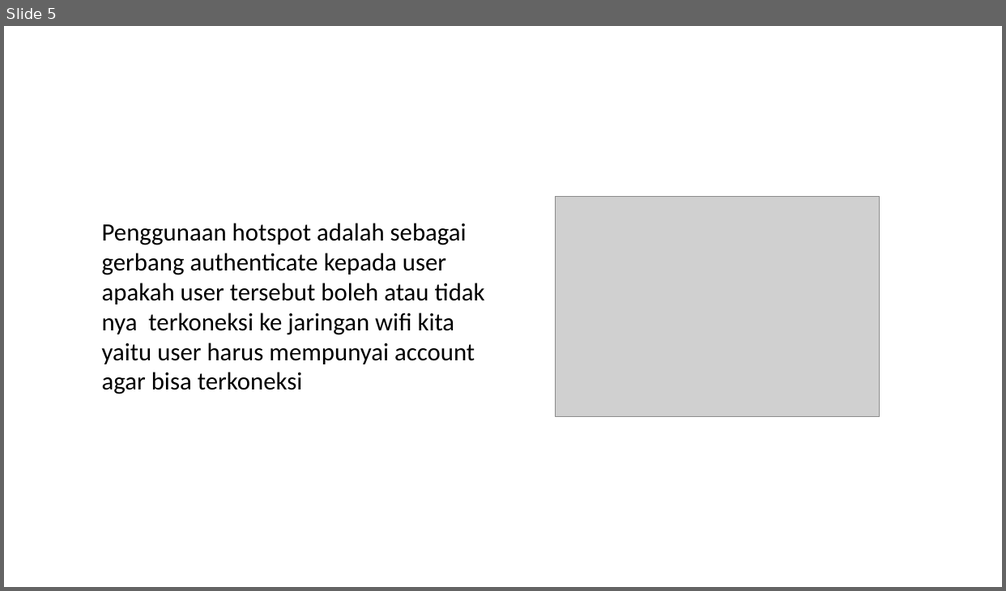
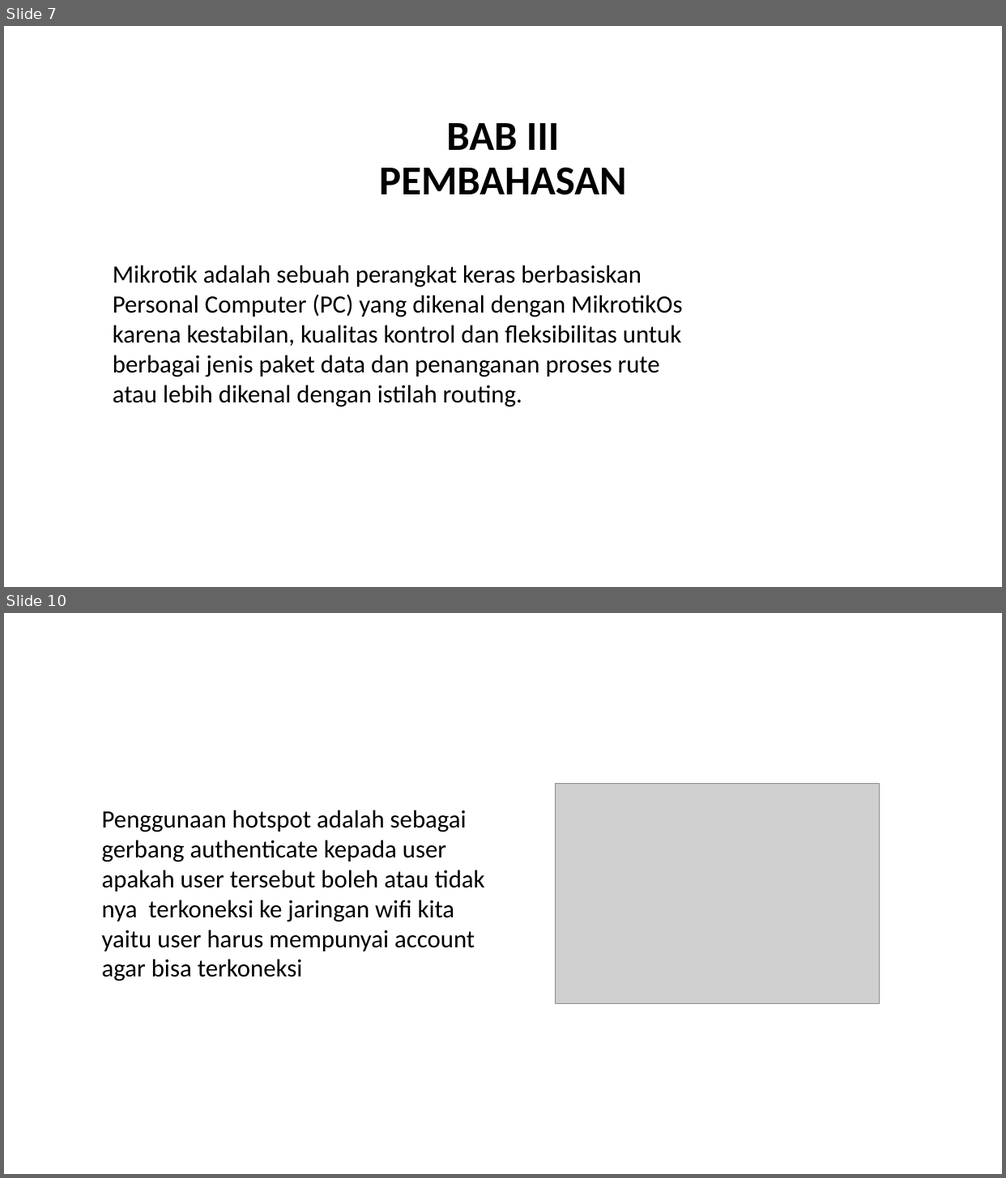
Before and after one commit to wisnushaputra/private-repo, a slide deck: Wisnu.pptx. Shown one above the other, each under a label of ours: slide 5 before the commit, slides 7 and 10 after it; the slides between them are not shown. The pictures are 1006x591 and 1006x1178 pixels, drawn with LibreOffice and Linux fonts; fonts in the diff are those of the drawing; grey boxes stand for pictures. Boxes give left, top, right and bottom in pixels: in the first picture for what was removed or moved away, otherwise in the second. Text is boxed around its words. In the diff, an @@ line names an element or a change of style, - is before the commit and + after.

```diff
--- a/Wisnu.pptx
+++ b/Wisnu.pptx
@@ slide 7 added at [4,26,1002,587], background #FFFFFF @@
@@ title added at [379,123,626,195], 39.6 pt, text #000000, bold @@
+BAB III
+PEMBAHASAN
@@ text added at [113,265,682,408], 24 pt, text #000000 @@
+Mikrotik adalah sebuah perangkat keras berbasiskan Personal Computer (PC) yang dikenal dengan MikrotikOs karena kestabilan, kualitas kontrol dan fleksibilitas untuk berbagai jenis paket data dan penanganan proses rute atau lebih dikenal dengan istilah routing.
@@ what was slide 5 is now slide 10 @@
```
Also in this commit, not shown: 5 slides changed, 6 other slides added, 1 slide removed, 1 other file.
